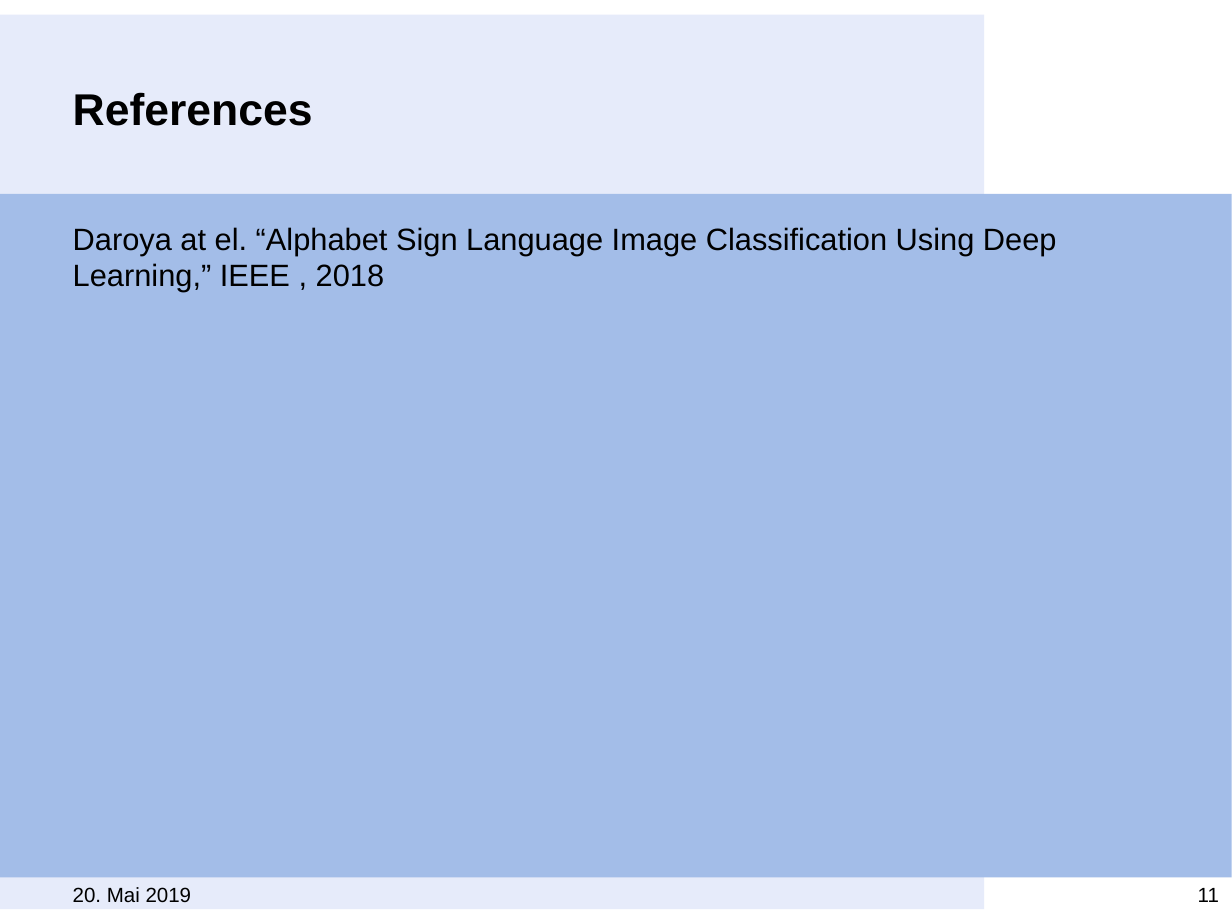
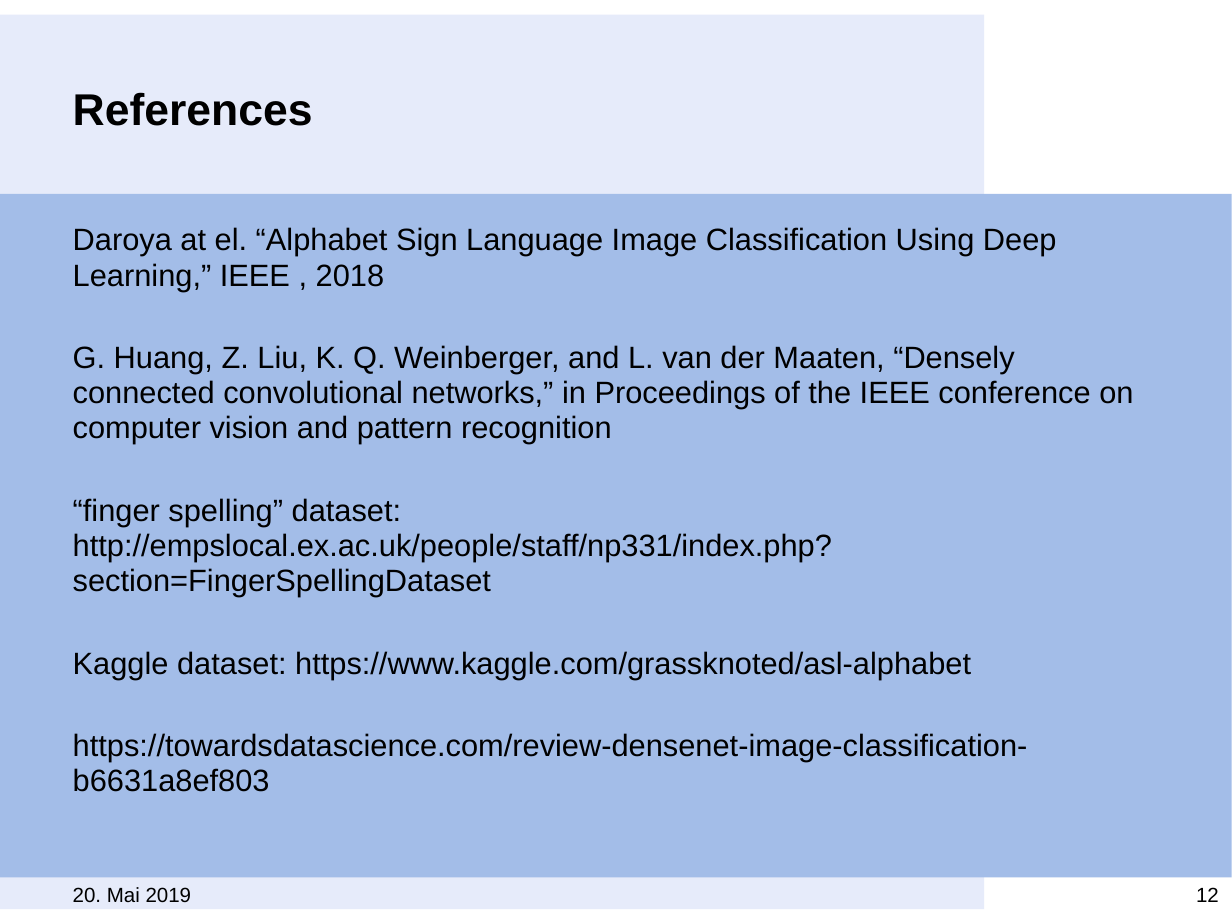
Before and after one commit to MeiLing90/ATML19_Group3A, a slide deck: slide 12 of ATML_presentation.pptx (slide 11 before the commit). Drawn at 1232x924 pixels with LibreOffice and Linux fonts; fonts in the diff are those of the drawing; background and template pictures are left out. Boxes give left, top, right and bottom in pixels: in the first picture for what was removed or moved away, otherwise in the second. Text is boxed around its words. In the diff, an @@ line names an element or a change of style, - is before the commit and + after.

```diff
--- a/ATML_presentation.pptx
+++ b/ATML_presentation.pptx
@@ text at box(73, 345, 1133, 792): paragraphs added @@
+G. Huang, Z. Liu, K. Q. Weinberger, and L. van der Maaten, “Densely connected convolutional networks,” in Proceedings of the IEEE conference on computer vision and pattern recognition
+“finger spelling” dataset: http://empslocal.ex.ac.uk/people/staff/np331/index.php?section=FingerSpellingDataset
+Kaggle dataset: https://www.kaggle.com/grassknoted/asl-alphabet
+https://towardsdatascience.com/review-densenet-image-classification-b6631a8ef803
@@ page number at box(1196, 887, 1219, 902): text changed @@
-11
+12
```
Also in this commit, not shown: 2 other slides changed, 1 slide added.
